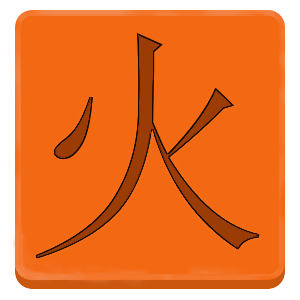
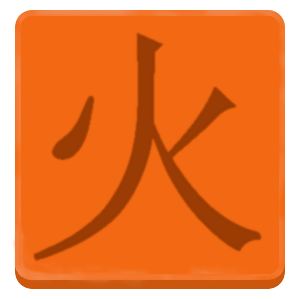
The second w=300, h=300 image is a revision of the first. Changes to its layers:
painted on "txt" over [32, 31, 263, 262]
